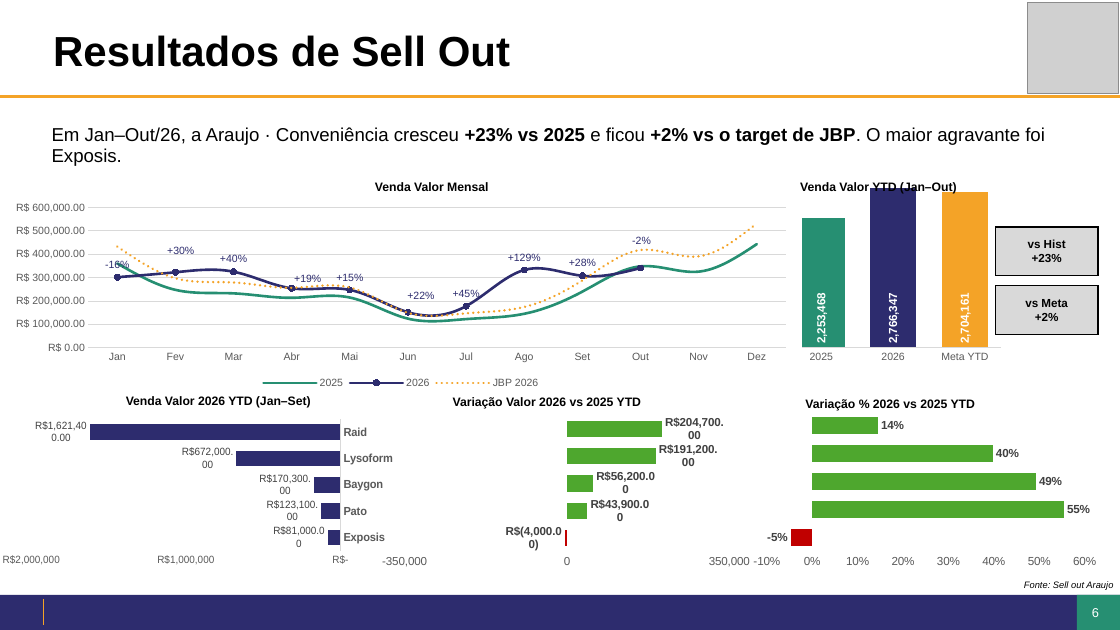
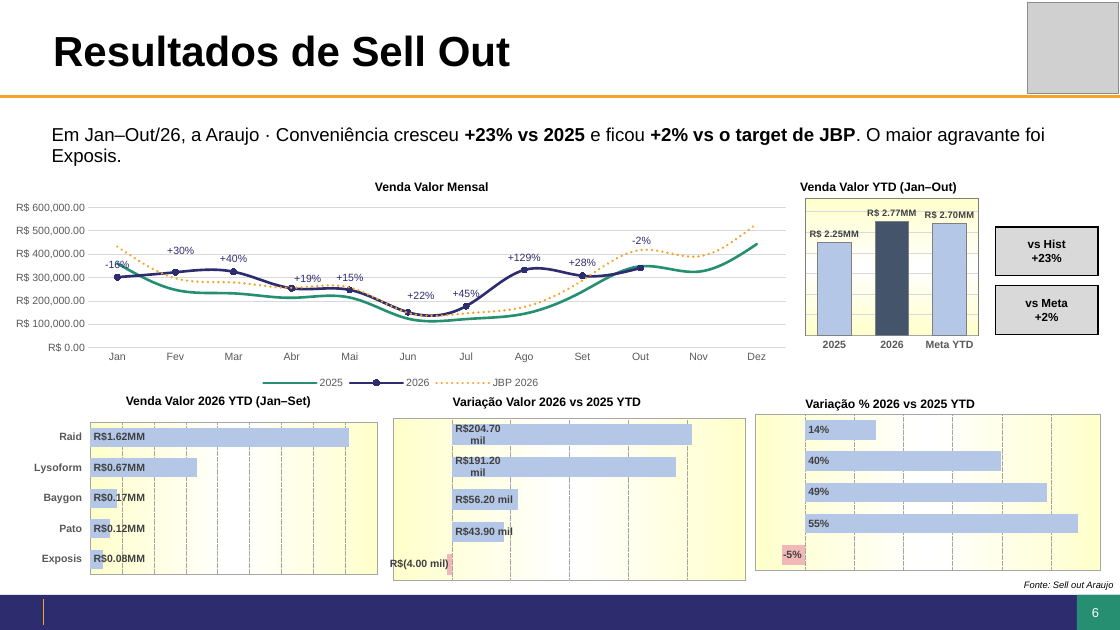
Before and after one commit to giovanoanjos27-del/Dashboard-Farma-sul, a slide deck: slide 6 of jbp/JBP2027_Araujo_Conveniencia.pptx. Drawn at 1120x630 pixels with LibreOffice and Linux fonts; fonts in the diff are those of the drawing; grey boxes stand for pictures; background and template pictures are left out. Boxes give left, top, right and bottom in pixels: in the first picture for what was removed or moved away, otherwise in the second. Text is boxed around its words. In the diff, an @@ line names an element or a change of style, - is before the commit and + after.

```diff
--- a/jbp/JBP2027_Araujo_Conveniencia.pptx
+++ b/jbp/JBP2027_Araujo_Conveniencia.pptx
@@ column chart at [781, 171, 1006, 367] @@
@@ Series 1, 2025: 2253468 to 2250000 @@
@@ Series 1, 2026: 2766347 to 2770000 @@
@@ Series 1, Meta YTD: 2704161 to 2700000 @@
@@ colour of Series 1 #2D2C6E to #B4C7E7 @@
@@ data labels of Series 1 changed @@
@@ colours of single points changed @@
@@ category axis changed @@
@@ value axis changed @@
@@ bar spacing changed @@
@@ background changed @@
@@ plot area changed @@
@@ bar chart at [0, 413, 393, 583] @@
-Series 1: 1621400, 672000, 170300, 123100, 81000
+Series 1: 1620000, 670000, 170000, 120000, 80000
@@ colour of Series 1 #2D2C6E to #B4C7E7 @@
@@ data labels of Series 1 changed @@
@@ category axis changed @@
@@ value axis changed @@
@@ bar spacing changed @@
@@ background changed @@
@@ plot area changed @@
@@ bar chart at [373, 409, 765, 591] @@
@@ colour of Series 1 #C00000 to #B4C7E7 @@
@@ data labels of Series 1 changed @@
@@ colours of single points changed @@
@@ value axis changed @@
@@ bar spacing changed @@
@@ background changed @@
@@ plot area changed @@
@@ bar chart at [737, 406, 1120, 580] @@
@@ colour of Series 1 #C00000 to #B4C7E7 @@
@@ data labels of Series 1 changed @@
@@ colours of single points changed @@
@@ value axis changed @@
@@ bar spacing changed @@
@@ background changed @@
@@ plot area changed @@
```
Also in this commit, not shown: 3 other slides changed, 12 other files.
